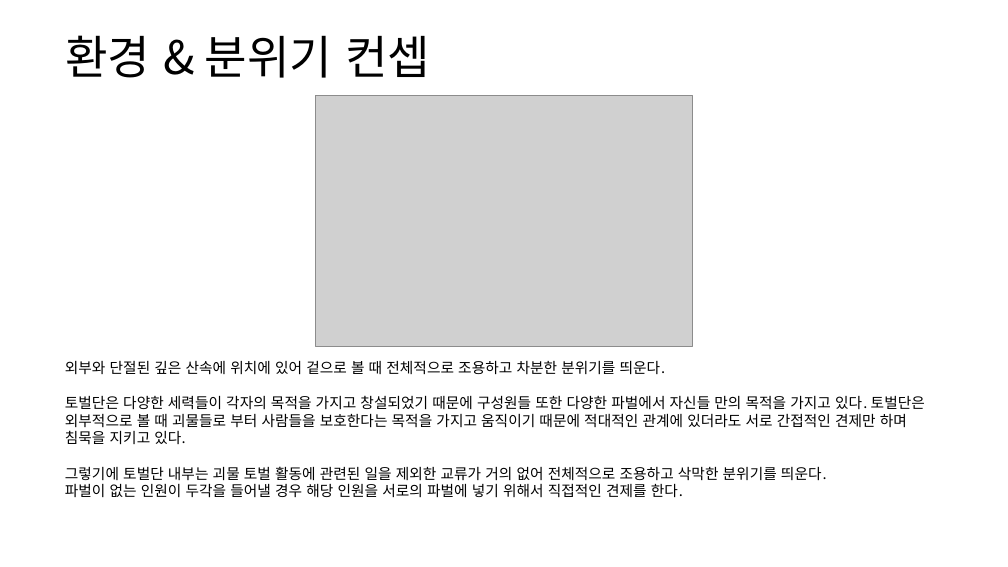
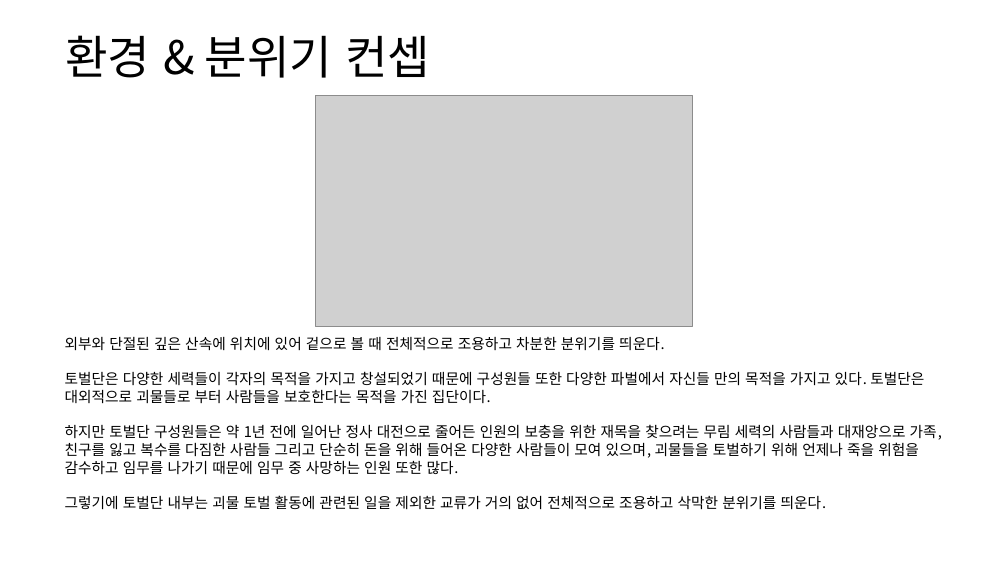
Before and after one commit to yjk0401/unityenginebasic_9th, a slide deck: slide 6 of 기획/방랑엽사전/맵 기획서 (토벌단 본부).pptx. Drawn at 1008x567 pixels with LibreOffice and Linux fonts; fonts in the diff are those of the drawing; grey boxes stand for pictures. Boxes give left, top, right and bottom in pixels: in the first picture for what was removed or moved away, otherwise in the second. Text is boxed around its words. In the diff, an @@ line names an element or a change of style, - is before the commit and + after.

```diff
--- a/기획/방랑엽사전/맵 기획서 (토벌단 본부).pptx
+++ b/기획/방랑엽사전/맵 기획서 (토벌단 본부).pptx
@@ picture: place and size @@
-picture at box(315, 95, 693, 346)
+picture at box(315, 95, 693, 326)
@@ text "외부와 단절된 깊은 산속에 위치에 ...": place and size @@
-text "외부와 단절된 깊은 산속에 위치에 ..." at box(65, 361, 925, 497)
+text "외부와 단절된 깊은 산속에 위치에 ..." at box(65, 337, 942, 509)
@@ text at box(65, 371, 942, 474): text changed @@
-토벌단은 다양한 세력들이 각자의 목적을 가지고 창설되었기 때문에 구성원들 또한 다양한 파벌에서 자신들 만의 목적을 가지고 있다. 토벌단은 외부적으로 볼 때 괴물들로 부터 사람들을 보호한다는 목적을 가지고 움직이기 때문에 적대적인 관계에 있더라도 서로 간접적인 견제만 하며 침묵을 지키고 있다.
+토벌단은 다양한 세력들이 각자의 목적을 가지고 창설되었기 때문에 구성원들 또한 다양한 파벌에서 자신들 만의 목적을 가지고 있다. 토벌단은 대외적으로 괴물들로 부터 사람들을 보호한다는 목적을 가진 집단이다.
+하지만 토벌단 구성원들은 약 1년 전에 일어난 정사 대전으로 줄어든 인원의 보충을 위한 재목을 찾으려는 무림 세력의 사람들과 대재앙으로 가족, 친구를 잃고 복수를 다짐한 사람들 그리고 단순히 돈을 위해 들어온 다양한 사람들이 모여 있으며, 괴물들을 토벌하기 위해 언제나 죽을 위험을 감수하고 임무를 나가기 때문에 임무 중 사망하는 인원 또한 많다.
@@ text at box(65, 484, 683, 497): paragraph removed @@
-파벌이 없는 인원이 두각을 들어낼 경우 해당 인원을 서로의 파벌에 넣기 위해서 직접적인 견제를 한다.
```
Also in this commit, not shown: 2 other slides changed.
